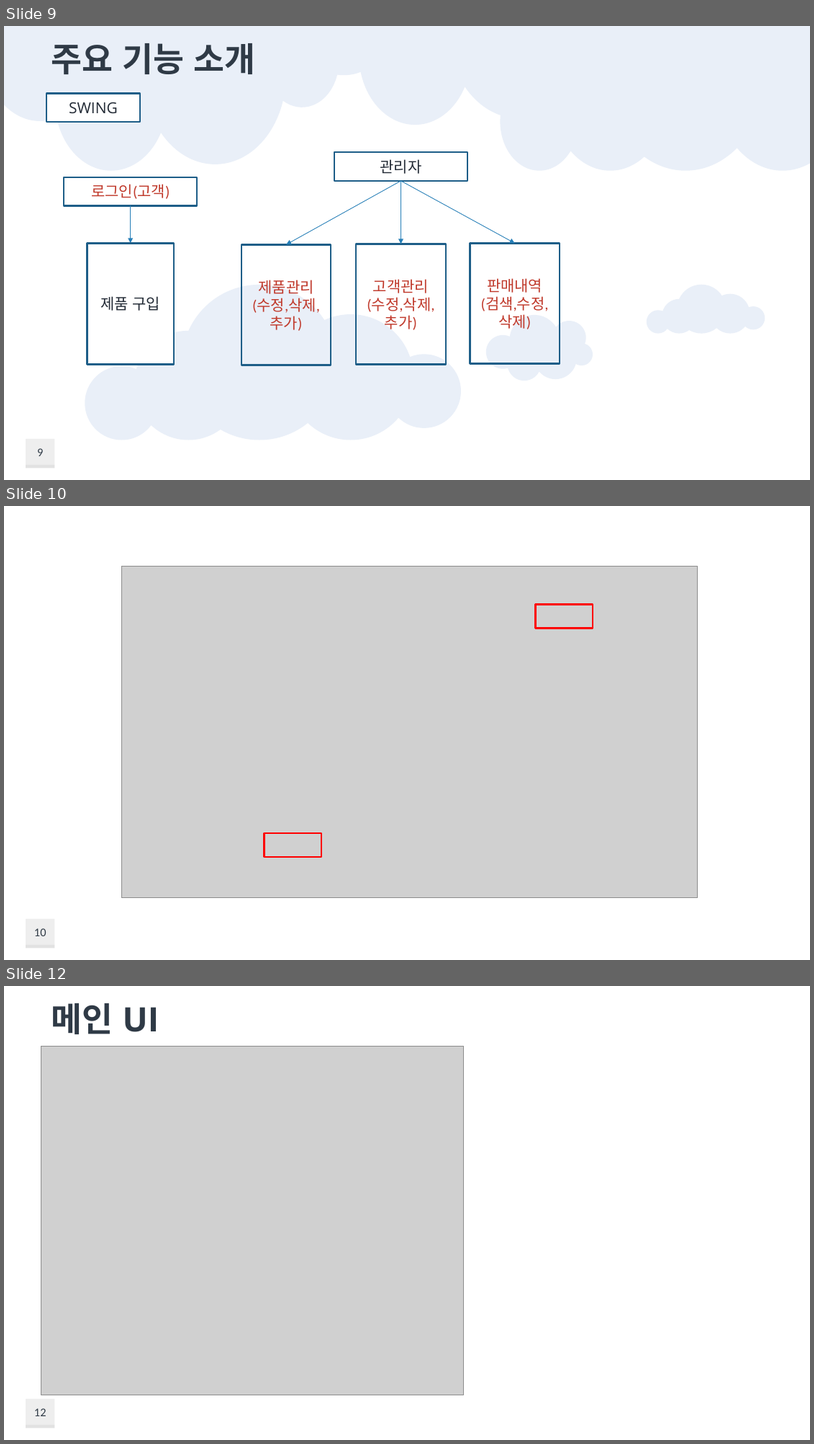
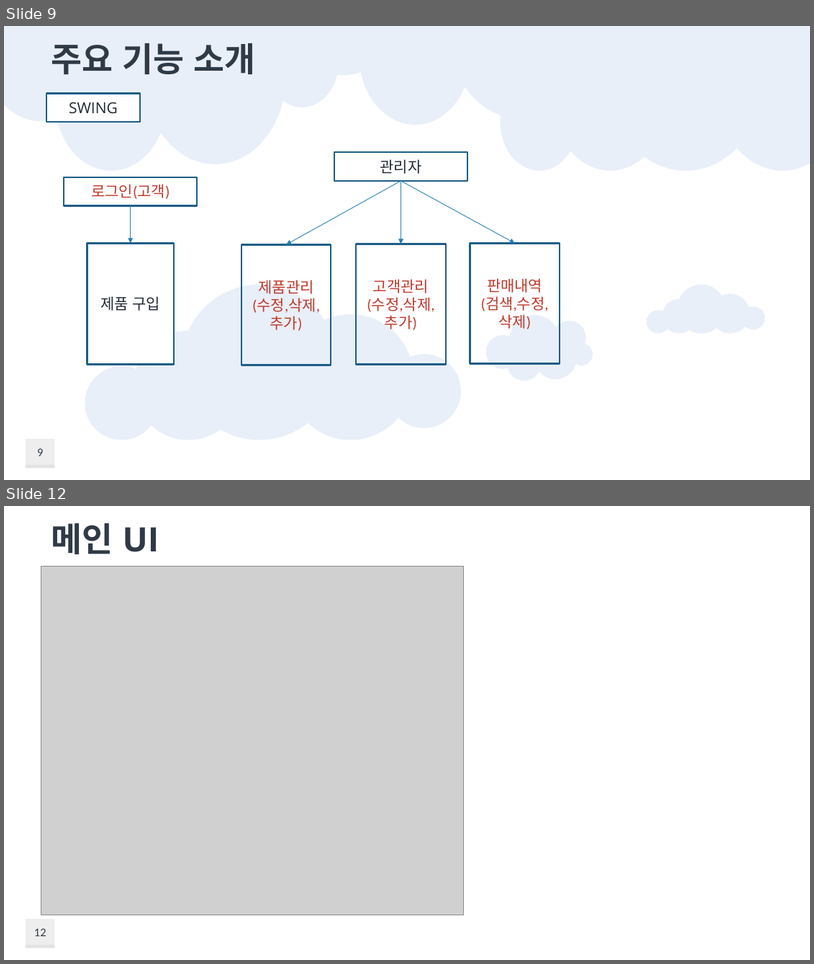
Before and after one commit to taehoon95/shoppingMall, a slide deck: document/쇼핑몰(이태훈).pptx. Shown one above the other, each under a label of ours: slides 9, 10 and 12 before the commit, slides 9 and 12 after it; the slides between them are not shown. The pictures are 814x1444 and 814x964 pixels, drawn with LibreOffice and Linux fonts; fonts in the diff are those of the drawing; grey boxes stand for pictures; background and template pictures are left out. Boxes give left, top, right and bottom in pixels: in the first picture for what was removed or moved away, otherwise in the second. Text is boxed around its words. In the diff, an @@ line names an element or a change of style, - is before the commit and + after.

```diff
--- a/document/쇼핑몰(이태훈).pptx
+++ b/document/쇼핑몰(이태훈).pptx
@@ slide 10 removed at box(4, 506, 810, 960), background #FFFFFF; not listed: 3 template elements that a slide beside it also shows @@
@@ picture removed at box(121, 566, 698, 898) @@
@@ rectangle removed at box(536, 604, 593, 628) @@
@@ rectangle removed at box(264, 833, 321, 856) @@
@@ page number removed at box(34, 928, 46, 936) @@
-10
```
Also in this commit, not shown: 3 slides changed, 4 slides added, 1 other slide removed, 28 other files.
